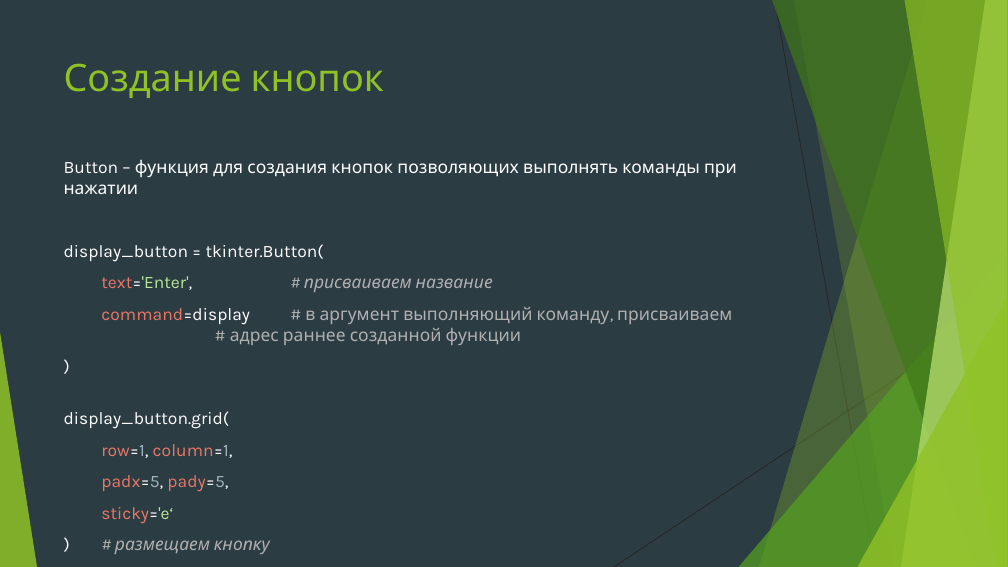
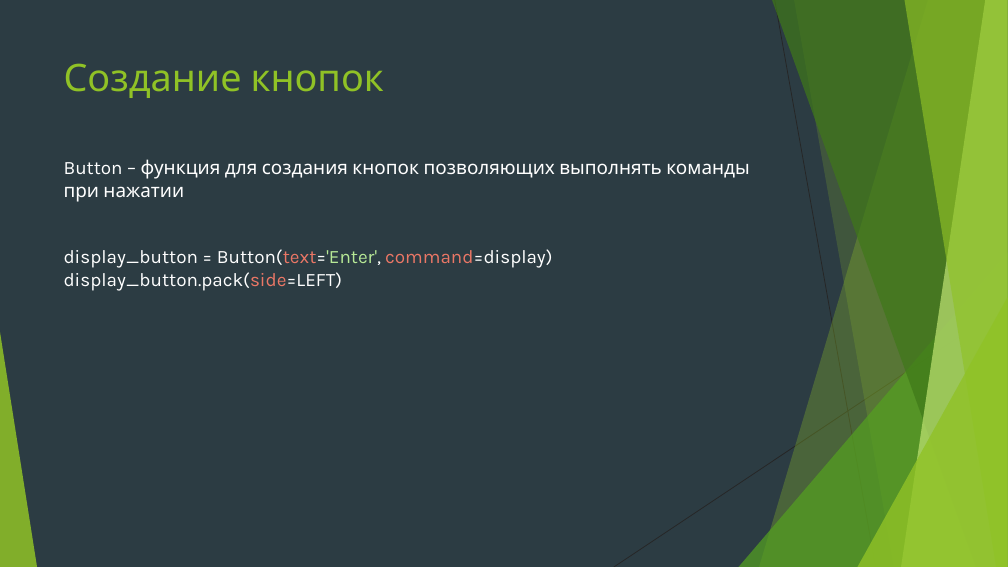
Before and after one commit to Yegor9151/for_corund, a slide deck: slide 28 of course_project_for_korund/ver 1.1/уроки/МК по Python.pptx (slide 45 before the commit). Drawn at 1008x567 pixels with LibreOffice and Linux fonts; fonts in the diff are those of the drawing. Boxes give left, top, right and bottom in pixels: in the first picture for what was removed or moved away, otherwise in the second. Text is boxed around its words. In the diff, an @@ line names an element or a change of style, - is before the commit and + after.

```diff
--- a/course_project_for_korund/ver 1.1/уроки/МК по Python.pptx
+++ b/course_project_for_korund/ver 1.1/уроки/МК по Python.pptx
@@ text at (64,159,749,202): size 16.6 to 18 pt in "Button – функция для создания кнопок позволяющих ..." @@
@@ text at (64,249,552,291): text changed; size 16.6 to 18 pt; text colour #B0B0B0 to #FFFFFF @@
-display_button = tkinter.Button(
-text='Enter', # присваиваем название
-command=display # в аргумент выполняющий команду, присваиваем # адрес раннее созданной функции
-)
-display_button.grid(
-row=1, column=1,
-padx=5, pady=5,
-sticky='e‘
-) # размещаем кнопку
+display_button = Button(text='Enter', command=display)
+display_button.pack(side=LEFT)
```
Also in this commit, not shown: 18 other slides changed, 4 slides added, 20 slides removed.
